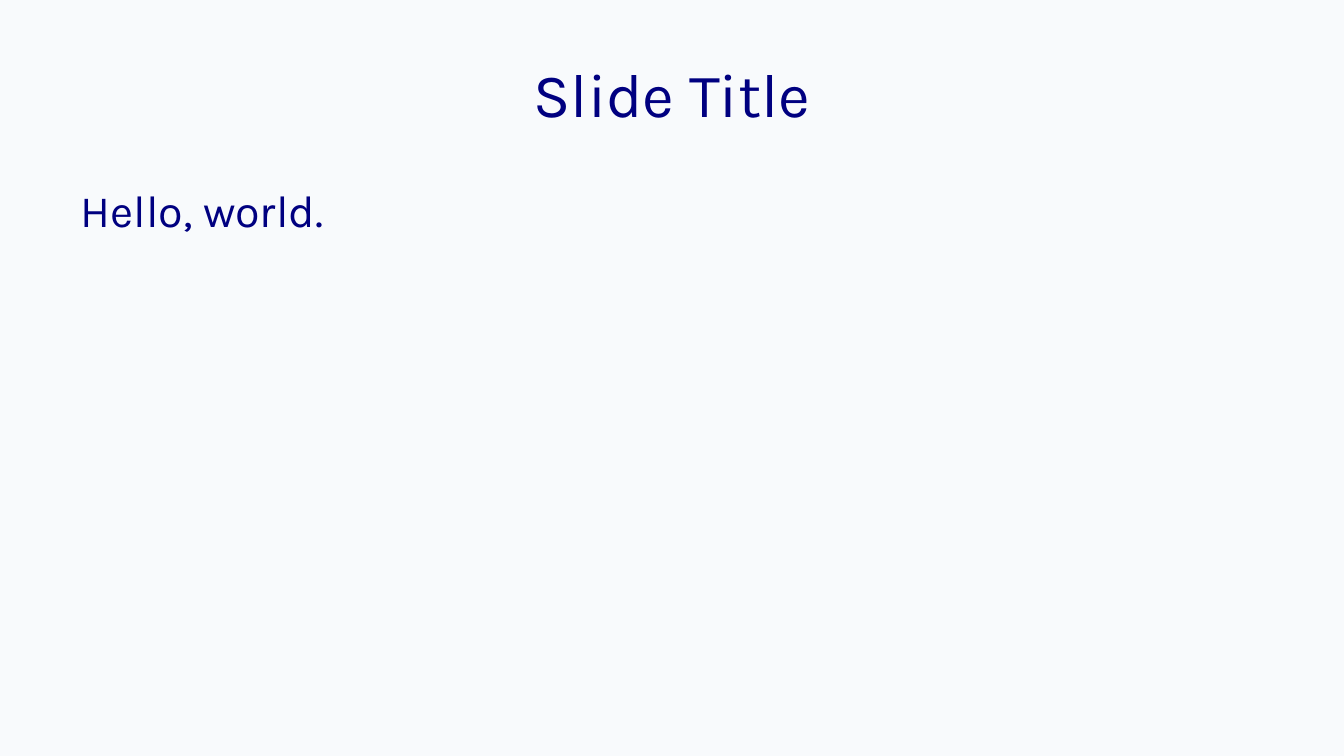
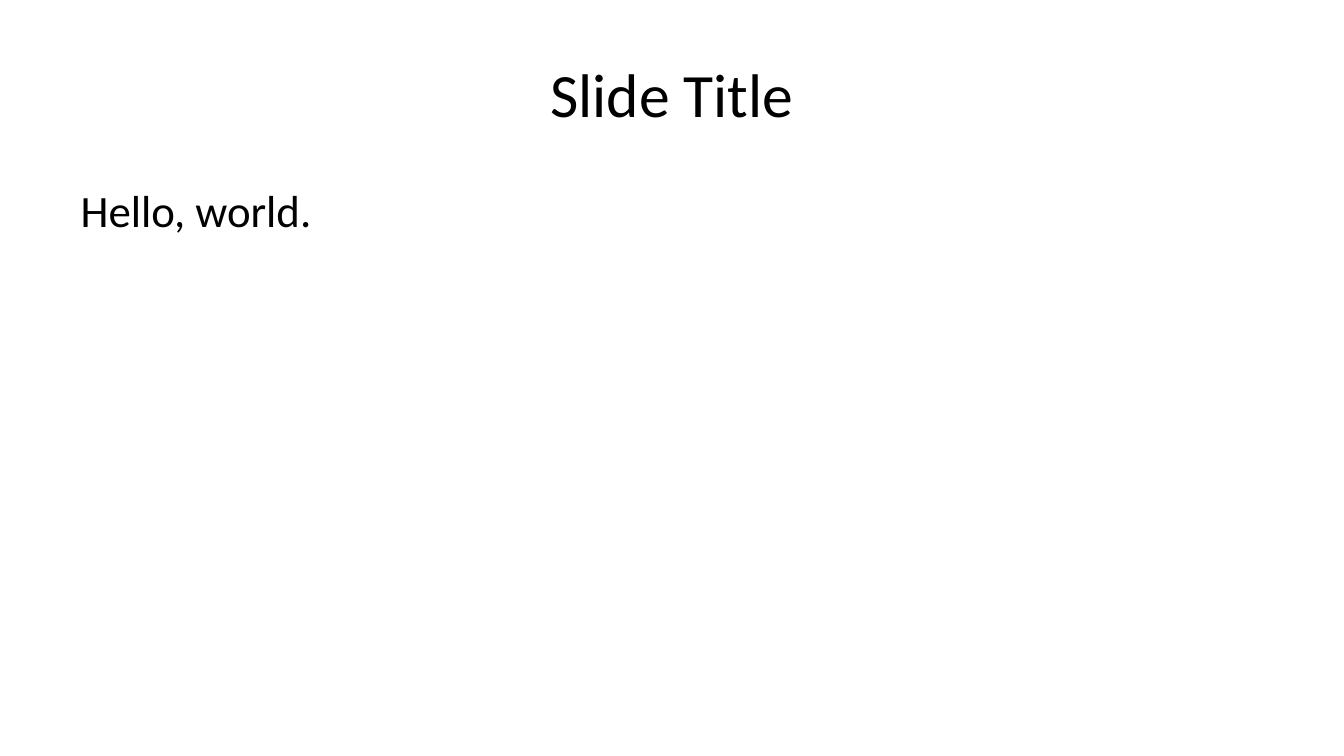
Before and after one commit to bentoavb/SpecCompiler, a slide deck: slide 2 of models/presentation/styles/default/reference.pptx. Drawn at 1344x756 pixels with LibreOffice and Linux fonts; fonts in the diff are those of the drawing. Boxes give left, top, right and bottom in pixels: in the first picture for what was removed or moved away, otherwise in the second. Text is boxed around its words. In the diff, an @@ line names an element or a change of style, - is before the commit and + after.

Commit message:
Revert "feat(pptx): add reference theme styling tool"
This reverts commit 524eb407d5deb023d750c50b9b7d2333f77e97ec.

```diff
--- a/models/presentation/styles/default/reference.pptx
+++ b/models/presentation/styles/default/reference.pptx
@@ background #F8FAFC to #FFFFFF @@
@@ title "Slide Title" at bbox=[550, 74, 793, 118]: font Karla to Calibri, text colour #000080 to #000000 @@
@@ text "Hello, world." at bbox=[81, 196, 311, 233]: font Karla to Calibri, text colour #000080 to #000000 @@
```
Also in this commit, not shown: 3 other slides changed, 2 other files.
